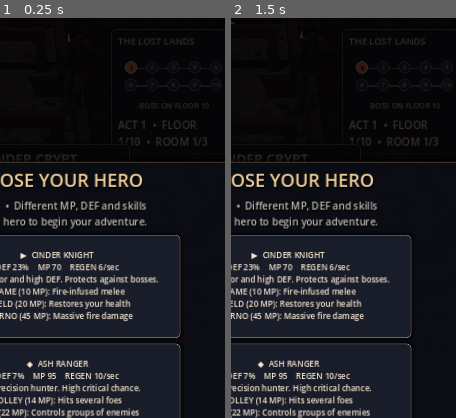
Above: before the commit, frames 1-2 (left to right).
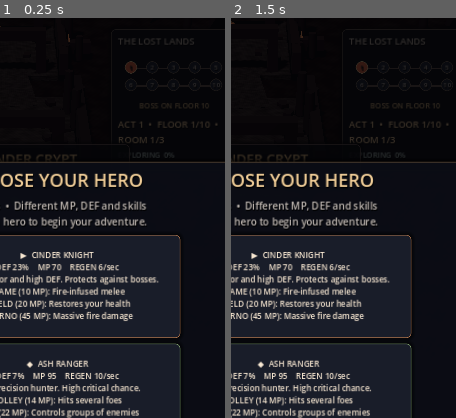
Above: after the commit, the same moments.

Repository: bananofil-wq/AshenIdle
Game: Godot game, scene res://scenes/main.tscn
Two runs of this game, one before a commit and one after it. Both use one fixed random seed, a clock stepped at 60 frames per second and the inputs below.
Inputs:
- Up to frame 1 (0.25 s): no input
- Up to frame 2 (1.5 s): click "LOOT" at 0.5 s; click "HERO" at 1.25 s
The pictures show only the part of the screen within x 46-96%, y 0-50%; the shares and areas given below are measured in that part.

The runs differ from the first frame. In frame 1, 0.5% of the frame differs, in the area x 52-97%, y 25-35%; in frame 2, 0.5%.

Commit message:
Add real dungeon-travel progress HUD, jagged lightning arcs and more meaningful chamber transitions

Diff:
--- a/scripts/main.gd
+++ b/scripts/main.gd
@@ -90,6 +90,9 @@
 var stage_banner: Label
 var power_label: Label
 var map_dots: Control
+var journey_track: ColorRect
+var journey_caption: Label
+var encounter_banner_time := 0.0
 var legendary_overlay: PanelContainer
 var legendary_name: Label
 var legendary_stats: Label
@@ -375,8 +378,14 @@
     map_dots = Control.new()
     map_dots.custom_minimum_size = Vector2(167, 103)
     map_column.add_child(map_dots)
-    stage_banner = _label("", 17, Color("f0c997"))
+    stage_banner = _label("", 15, Color("f0c997"))
     map_column.add_child(stage_banner)
+    journey_caption = _label("PATH  0%", 12, Color("b7c9c5"))
+    map_column.add_child(journey_caption)
+    journey_track = ColorRect.new()
+    journey_track.color = Color("c88a5e")
+    journey_track.custom_minimum_size = Vector2(160, 3)
+    map_column.add_child(journey_track)
 
     var controls := VBoxContainer.new()
     controls.position = Vector2(14, 209)
@@ -767,6 +776,7 @@
         screen_flash_fade = maxf(0.0, screen_flash_fade - delta * 2.8)
         screen_flash.modulate.a = screen_flash_fade
     _move_hero(delta)
+    _update_journey_hud()
     _update_boss_cast(delta)
     _update_ember_motes()
     minimap_refresh_timer += delta
@@ -921,6 +931,42 @@
     else:
         hero.scale = Vector3.ONE
 
+func _update_journey_hud() -> void:
+    if journey_track == null or journey_caption == null or hero == null or dungeon_points.size() < 4:
+        return
+    var next_index: int = clampi(dungeon_room_index, 1, 3)
+    var previous: Vector3 = dungeon_points[next_index - 1]
+    var ahead: Vector3 = dungeon_points[next_index]
+    var segment: Vector3 = ahead - previous
+    var travelled: float = 0.0
+    if segment.length_squared() > 0.05:
+        travelled = clampf((hero.position - previous).dot(segment) / segment.length_squared(), 0.0, 1.0)
+    var full_progress: float = (float(next_index - 1) + travelled) / 3.0
+    journey_caption.text = "EXPLORING  %d%%" % int(full_progress * 100.0)
+    journey_track.scale.x = maxf(0.025, full_progress)
+
+func _jagged_lightning(start: Vector3, finish: Vector3, rank: int) -> void:
+    # Segmented forks resemble an electrical discharge rather than a straight rod.
+    # Segments taper and run between actual enemy positions.
+    var direction: Vector3 = finish - start
+    var length: float = direction.length()
+    if length < 0.08:
+        return
+    var side: Vector3 = direction.normalized().cross(Vector3.UP).normalized()
+    if side.length_squared() < 0.01:
+        side = Vector3.RIGHT
+    var previous: Vector3 = start
+    var segments: int = 6
+    for part in range(1, segments + 1):
+        var p: float = float(part) / float(segments)
+        var point: Vector3 = start.lerp(finish, p)
+        if part < segments:
+            var jitter: float = length * (0.032 if rank < 5 else 0.045)
+            point += side * rng.randf_range(-jitter, jitter) + Vector3(0, rng.randf_range(-jitter, jitter), 0)
+        _energy_arc(previous, point, Color("8ad5ff") if part % 2 == 0 else Color("effcff"), 0.065 if part % 2 == 0 else 0.038)
+        previous = point
+    _burst_particles(finish, Color("addcff"), 9, 0.9, 0.24)
+
 func _slash_trail(pos: Vector3, crit: bool) -> void:
     var arc := TorusMesh.new()
     arc.inner_radius = 0.38 if crit else 0.25
@@ -1211,7 +1257,8 @@
     # Progressing beyond the final encounter generates the following floor.
     if dungeon_room_index < 3:
         dungeon_room_index += 1
-        combat_note = "CHAMBER CLEARED — ADVANCING TO ROOM %d / 3" % dungeon_room_index
+        combat_note = "GATE OPEN — FORWARD TO CHAMBER %d / 3" % dungeon_room_index
+        _play_audio(1)
         hp = minf(_max_hp(), hp + _max_hp() * 0.10)
         _spawn_horde()
         _update_wave_health()
@@ -1229,7 +1276,7 @@
     else:
         stage += 1
         highest = maxi(highest, stage)
-        combat_note = "BOSS CLEARED — NEXT AREA" if was_boss else "AREA CLEARED"
+        combat_note = "BOSS DEFEATED — A NEW REALM AWAITS" if was_boss else "FLOOR CLEARED — DESCENDING DEEPER"
     hp = _max_hp()
     mp = _max_mp()
     _spawn_enemy()
@@ -1498,7 +1545,7 @@
     stage_banner.text = "ACT %d  •  FLOOR %d/10  •  ROOM %d/3%s" % [floori(float(stage - 1) / float(BOSS_INTERVAL)) + 1, posmod(stage - 1, BOSS_INTERVAL) + 1, dungeon_room_index, " BOSS" if stage % BOSS_INTERVAL == 0 else ""]
     var boss_panel: Control = overlay.get_node_or_null("BossHPPanel") as Control
     if boss_panel != null:
-        boss_panel.visible = stage % BOSS_INTERVAL == 0
+        boss_panel.visible = stage % BOSS_INTERVAL == 0 and dungeon_room_index == 3
         boss_hp_label.text = "%s  •  %.0f / %.0f HP" % [BOSS_NAMES[_boss_variant()], maxf(0.0, boss_health), boss_max]
         boss_hp_bar.color = [Color("d94339"), Color("9e55e8"), Color("dc9c46")][_boss_variant()]
         boss_hp_bar.scale.x = clampf(boss_health / maxf(1.0, boss_max), 0.03, 1.0)
@@ -1807,8 +1854,8 @@
             break
         visited.append(selected)
         var finish: Vector3 = selected.global_position + Vector3(0, 1.02, 0)
-        _energy_arc(start, finish, Color("9ceaff"), 0.094 if hop == 0 else 0.058)
-        _burst_particles(finish, Color("badfff"), 7, 1.0, 0.27)
+        _jagged_lightning(start, finish, rank)
+        _burst_particles(finish, Color("badfff"), 6, 0.85, 0.24)
         _hit_mob(selected, damage * pow(0.84, float(hop)), hop == 0 and rank >= 5)
         start = finish
     return visited.size()
